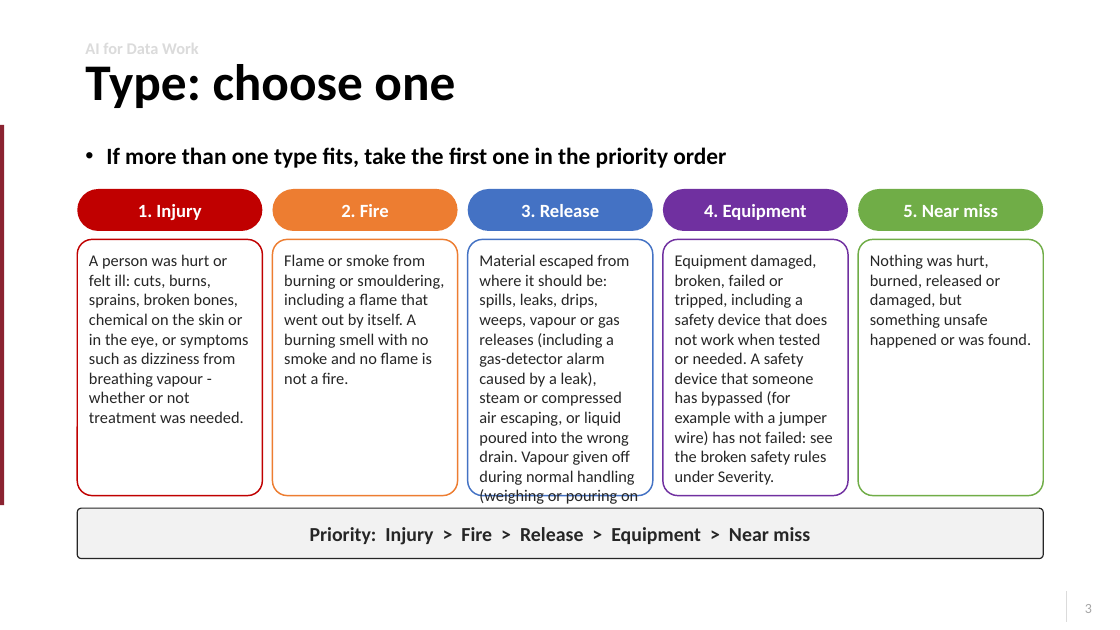
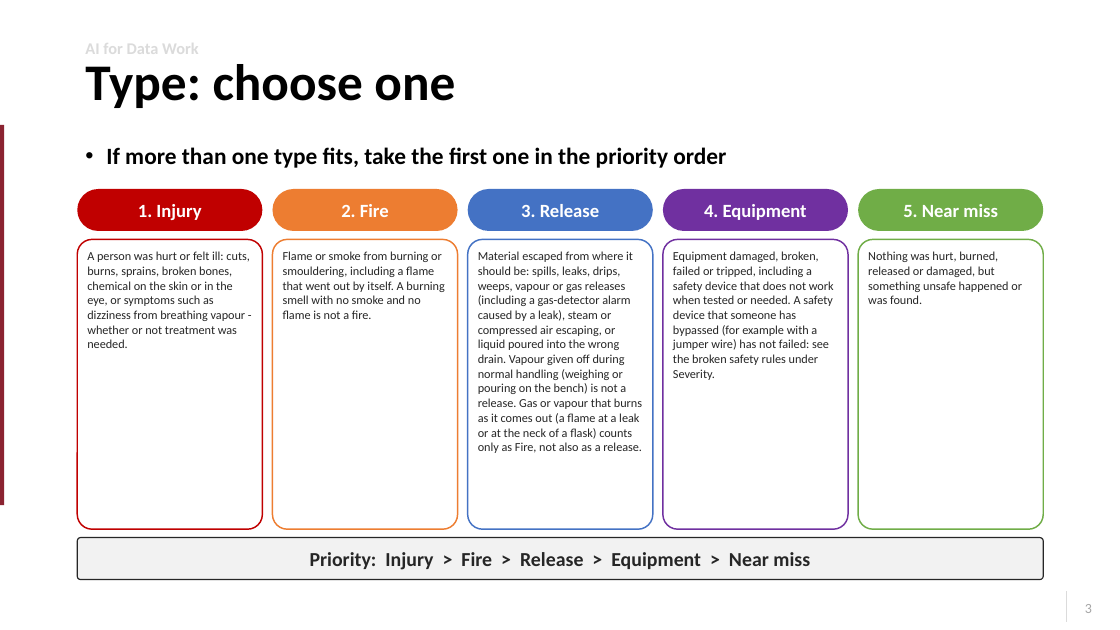
Before and after one commit to KWK-GoLive/incident-checker, a slide deck: slide 3 of Incident_Classification_slides.pptx. Drawn at 1120x630 pixels with LibreOffice and Linux fonts; fonts in the diff are those of the drawing; background and template pictures are left out. Boxes give left, top, right and bottom in pixels: in the first picture for what was removed or moved away, otherwise in the second. Text is boxed around its words. In the diff, an @@ line names an element or a change of style, - is before the commit and + after.

Commit message:
Review fixes: clearer rules, 4th example, layout examples, friendlier errors (v3)

```diff
--- a/Incident_Classification_slides.pptx
+++ b/Incident_Classification_slides.pptx
@@ rounded rectangle: place and size @@
-rounded rectangle at box(77, 239, 262, 496)
+rounded rectangle at box(77, 239, 262, 529)
@@ rounded rectangle: place and size @@
-rounded rectangle at box(272, 239, 457, 496)
+rounded rectangle at box(272, 239, 457, 529)
@@ rounded rectangle: place and size @@
-rounded rectangle at box(468, 239, 653, 496)
+rounded rectangle at box(468, 239, 653, 529)
@@ rounded rectangle: place and size @@
-rounded rectangle at box(663, 239, 848, 496)
+rounded rectangle at box(663, 239, 848, 529)
@@ rounded rectangle: place and size @@
-rounded rectangle at box(859, 239, 1044, 496)
+rounded rectangle at box(859, 239, 1044, 529)
@@ text at box(478, 251, 642, 453): text changed; size 14 to 10.5 pt @@
-Material escaped from where it should be: spills, leaks, drips, weeps, vapour or gas releases (including a gas-detector alarm caused by a leak), steam or compressed air escaping, or liquid poured into the wrong drain. Vapour given off during normal handling (weighing or pouring on the bench) is not a release.
+Material escaped from where it should be: spills, leaks, drips, weeps, vapour or gas releases (including a gas-detector alarm caused by a leak), steam or compressed air escaping, or liquid poured into the wrong drain. Vapour given off during normal handling (weighing or pouring on the bench) is not a release. Gas or vapour that burns as it comes out (a flame at a leak or at the neck of a flask) counts only as Fire, not also as a release.
@@ size 14 to 10.5 pt in 4 elements at box(87, 251, 249, 348), box(283, 251, 444, 319), box(673, 251, 834, 380), box(868, 251, 1022, 304) @@
@@ text "Priority: Injury > Fire > ...": place and size @@
-text "Priority: Injury > Fire > ..." at box(310, 527, 810, 545)
+text "Priority: Injury > Fire > ..." at box(310, 552, 810, 570)
@@ rounded rectangle: place and size @@
-rounded rectangle at box(77, 508, 1044, 559)
+rounded rectangle at box(77, 538, 1044, 580)
```
Also in this commit, not shown: 4 other slides changed, 5 other files.
